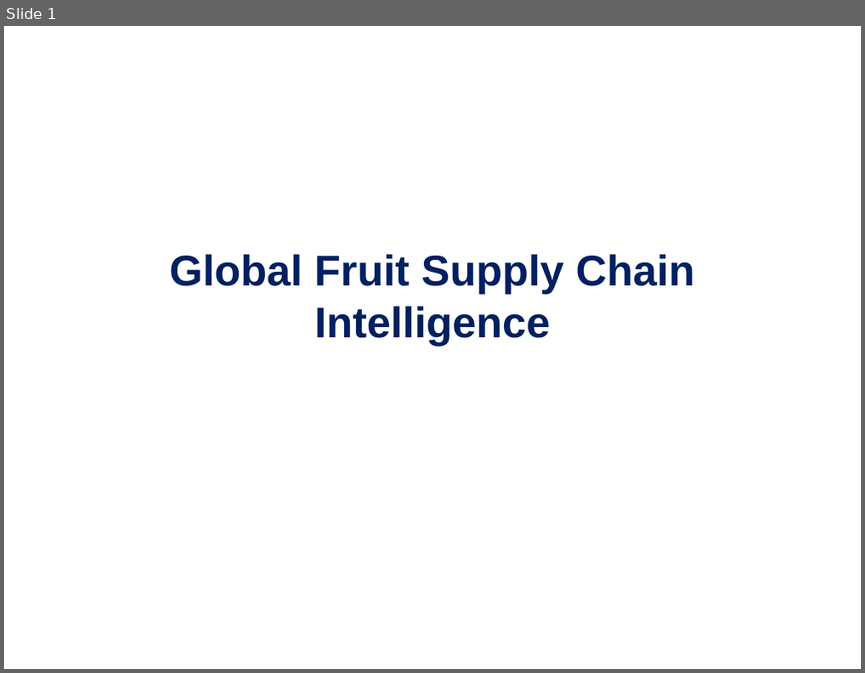
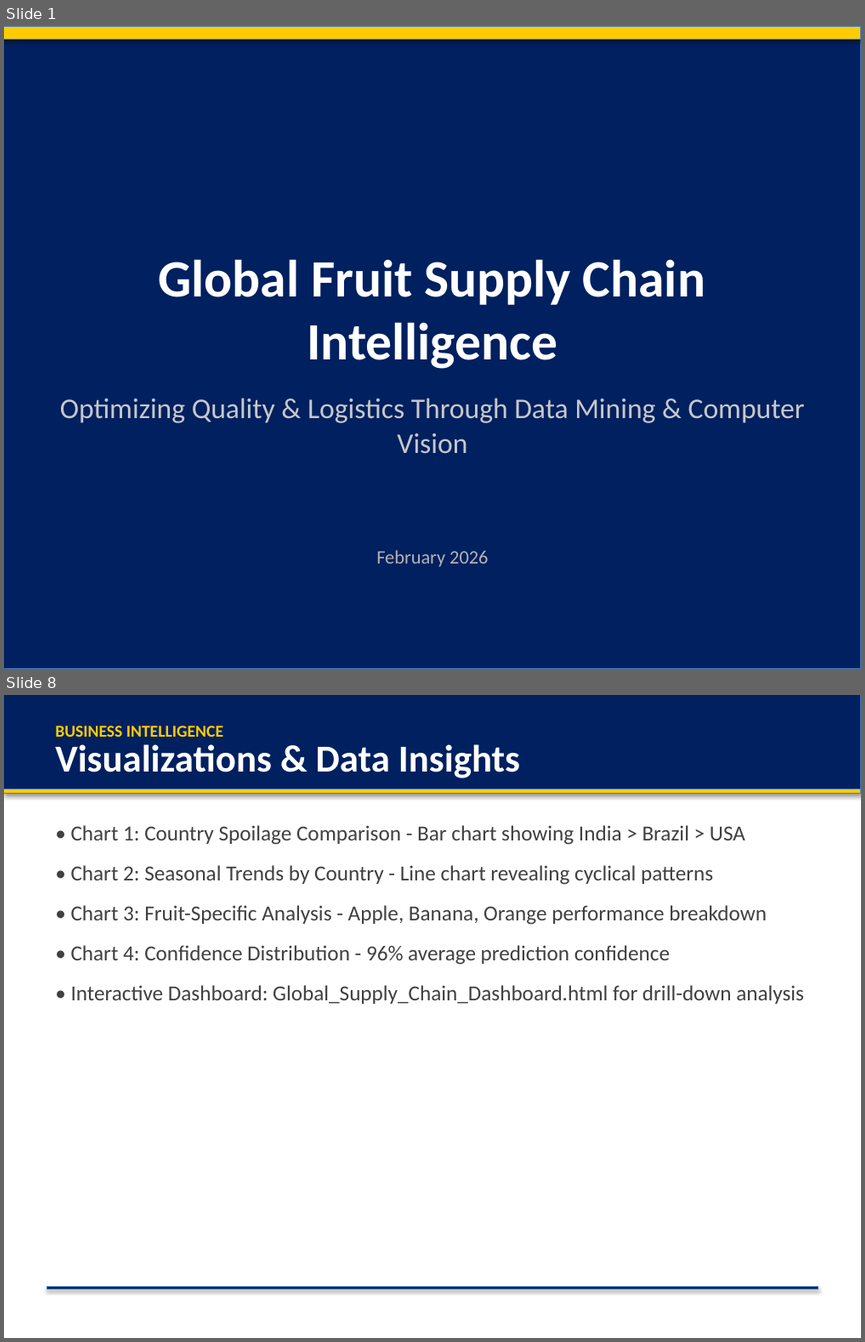
Before and after one commit to HakimiMasstar/data-mining-project, a slide deck: Global_Supply_Chain_Corporate.pptx. Shown one above the other, each under a label of ours: slide 1 before the commit, slides 1 and 8 after it; the slides between them are not shown. The pictures are 865x673 and 865x1342 pixels, drawn with LibreOffice and Linux fonts; fonts in the diff are those of the drawing. Boxes give left, top, right and bottom in pixels: in the first picture for what was removed or moved away, otherwise in the second. Text is boxed around its words. In the diff, an @@ line names an element or a change of style, - is before the commit and + after.

```diff
--- a/Global_Supply_Chain_Corporate.pptx
+++ b/Global_Supply_Chain_Corporate.pptx
@@ slide 8 added at (4,695,861,1338), background #FFFFFF @@
@@ rectangle added at (4,695,861,789), fill #002060, outline #4B7EBC 0.75 pt @@
@@ text added at (55,726,223,737), 14 pt, text #FFCC00, bold @@
+BUSINESS INTELLIGENCE
@@ text added at (55,744,520,778), 32 pt, text #FFFFFF, bold @@
+Visualizations & Data Insights
@@ rectangle added at (4,789,861,794), fill #FFCC00, outline #4B7EBC 0.75 pt @@
@@ text added at (71,825,804,1004), 18 pt, text #404040 @@
+• Chart 1: Country Spoilage Comparison - Bar chart showing India > Brazil > USA
+• Chart 2: Seasonal Trends by Country - Line chart revealing cyclical patterns
+• Chart 3: Fruit-Specific Analysis - Apple, Banana, Orange performance breakdown
+• Chart 4: Confidence Distribution - 96% average prediction confidence
+• Interactive Dashboard: Global_Supply_Chain_Dashboard.html for drill-down analysis
@@ rectangle added at (46,1287,818,1289), fill #002060, outline #4B7EBC 0.75 pt @@
@@ slide 1 changed as well @@
@@ rectangle added at (4,26,861,669), fill #002060, outline #4B7EBC 0.75 pt @@
@@ rectangle added at (4,26,861,39), fill #FFCC00, outline #4B7EBC 0.75 pt @@
@@ text "Global Fruit Supply Chain Intelligence": place and size @@
-text "Global Fruit Supply Chain Intelligence" at (170,254,695,346)
+text "Global Fruit Supply Chain Intelligence" at (158,259,705,369)
@@ text "Global Fruit Supply Chain Intelligence" at (158,259,705,369): size 36 to 44 pt, font Arial to Calibri, text colour #002060 to #FFFFFF; vertical alignment middle to top @@
@@ text added at (60,397,805,454), 24 pt, text #C8C8C8 @@
+Optimizing Quality & Logistics Through Data Mining & Computer Vision
@@ text added at (376,550,488,567), 16 pt, text #B4B4B4 @@
+February 2026
```
Also in this commit, not shown: 1 other slide changed, 7 other slides added, 8 slides removed, 3 other files.
